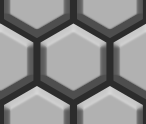
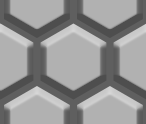
Layers edited between the first and the second 146x124 image:
painted on "Polygon 1 copy", masked it over (x1=0, y1=23, x2=34, y2=100)
painted on "Polygon 1 copy 6" (1st of 2, in "Group 1"), masked it over (x1=4, y1=86, x2=70, y2=124)
painted on "Polygon 1 copy 6" (2nd of 2, in "Group 1"), masked it over (x1=77, y1=86, x2=143, y2=124)
painted on "Polygon 1 copy 5", masked it over (x1=4, y1=0, x2=70, y2=39)
painted on "Polygon 1 copy 4", masked it over (x1=77, y1=0, x2=143, y2=39)
painted on "Polygon 1 copy 2", masked it over (x1=113, y1=23, x2=146, y2=100)
painted on "Polygon 1", masked it over (x1=40, y1=23, x2=107, y2=100)
painted on "Layer 0" over (x1=0, y1=0, x2=146, y2=124)
